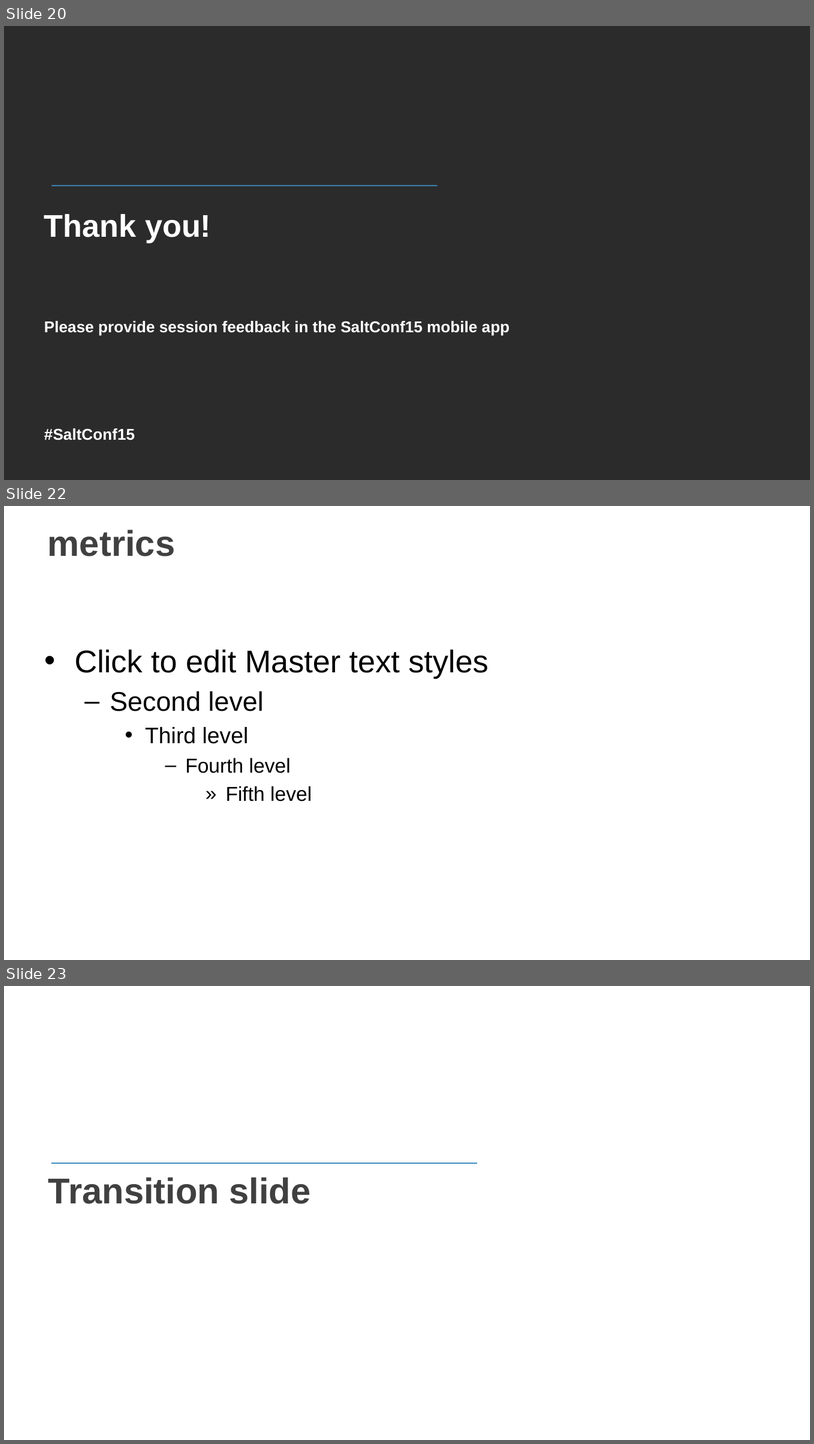
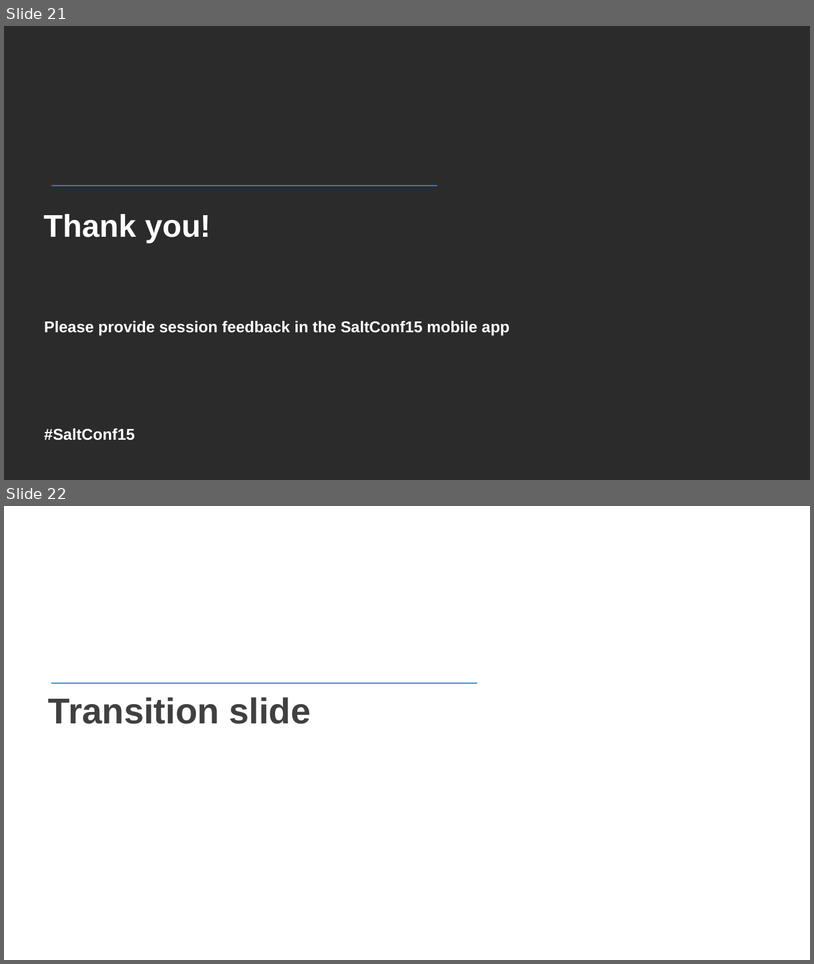
Before and after one commit to edlane/salt-reduce, a slide deck: rerun/saltconf15/SaltConf15 slide template.pptx.pptx. Shown one above the other, each under a label of ours: slides 20, 22 and 23 before the commit, slides 21 and 22 after it; the slides between them are not shown. The pictures are 814x1444 and 814x964 pixels, drawn with LibreOffice and Linux fonts; fonts in the diff are those of the drawing; background and template pictures are left out; a plain dark background stands for a picture behind light text. Boxes give left, top, right and bottom in pixels: in the first picture for what was removed or moved away, otherwise in the second. Text is boxed around its words. In the diff, an @@ line names an element or a change of style, - is before the commit and + after.

```diff
--- a/rerun/saltconf15/SaltConf15 slide template.pptx.pptx
+++ b/rerun/saltconf15/SaltConf15 slide template.pptx.pptx
@@ slide 22 removed at (4, 506, 810, 960), background picture (left out) @@
@@ title removed at (48, 529, 175, 556) @@
-metrics
@@ text removed at (75, 649, 488, 801) @@
-• Click to edit Master text styles
-  – Second level
-    • Third level
-      – Fourth level
-        » Fifth level
@@ what was slide 20 is now slide 21 @@
@@ what was slide 23 is now slide 22 @@
```
Also in this commit, not shown: 4 slides changed, 1 slide added, 1 other slide removed.
